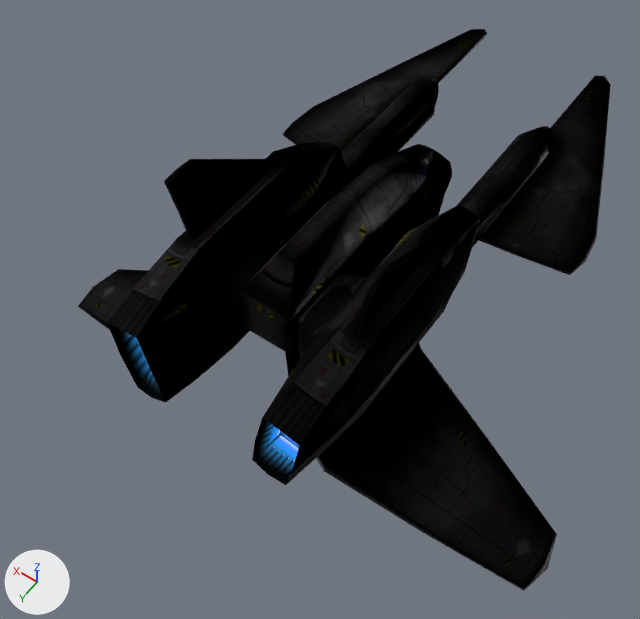
Before and after pictures for a commit that changed the glTF model gfx/ship3d/Lancelot/lancelot.gltf.
One viewpoint serves both versions: a camera (50 mm lens) standing at (-13.4, 20.6, 28.1) and looking at (0.7, 0.9, -2.9). The axes (+X, +Y, +Z) are drawn at lower left. The lights are the same throughout. Where no turn or scale is listed for an object, it has been applied to the vertices. Vertices at the same position are counted once.

In view in the first picture: 'base'.
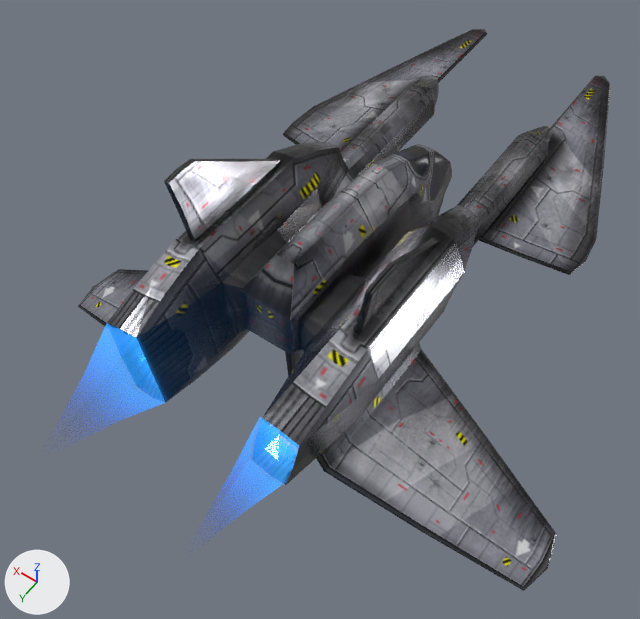
Pixel boxes (x1, y1, x2, y2) of what changed, in the pictures (640 x 619 px):
'base', recoloured, shading changed (black to grey)
    both: (78, 29, 611, 591)

Diff of the bpy script that builds the scene:
```diff
--- a/gfx/ship3d/Lancelot/lancelot.gltf.py
+++ b/gfx/ship3d/Lancelot/lancelot.gltf.py
@@ img_glo_bake @@
+img_glo_bake = load_image('GLO_bake', 'GLO_bake.png', 512, 512, 'sRGB')
@@ mat_base_glow @@
+mat_base_glow = bpy.data.materials.new('base_glow')
+# uses the picture img_glo_bake
+# uses the picture img_lancelot
@@ me_base @@
 me_base.from_pydata(...)  # 910 vertices, 1666 faces; spans x -12.8..12.8, y -18.3..9.2, z -9.4..6.4
 # used by ob_base; location = (0.0, 0.0, 0.0)
-me_base.materials.append(mat_base)
+# me_base part 1: 1602 of the faces centred in x -12.6..12.6, y -18.0..9.0, z -9.2..6.3 are now shaded flat
+me_base.materials.append(mat_base_glow)
```
